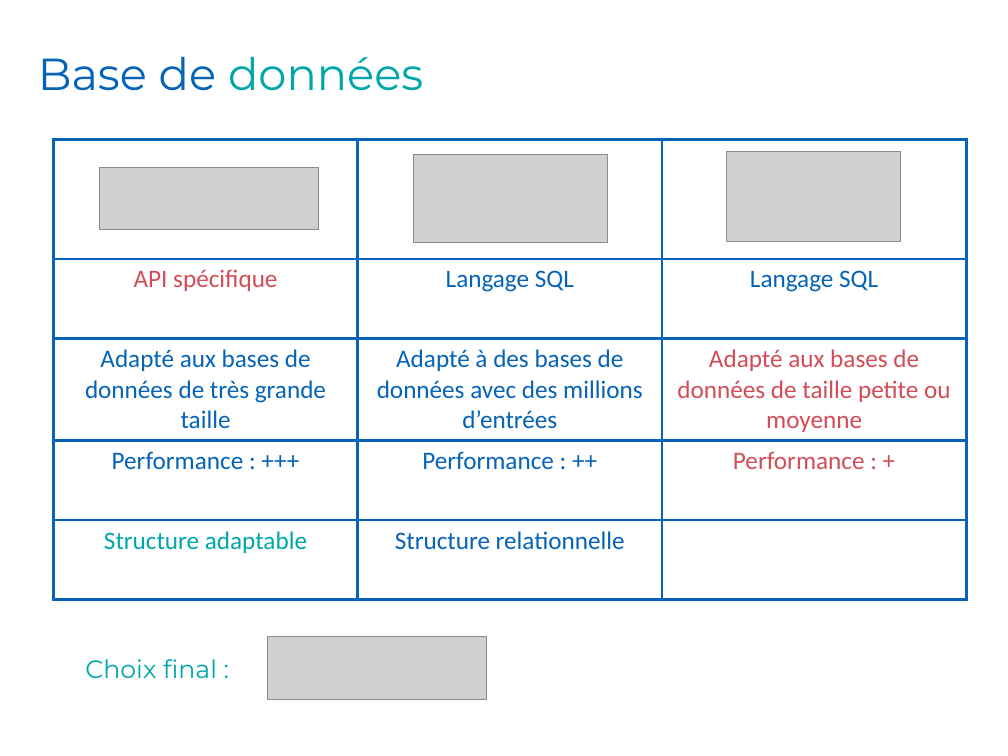
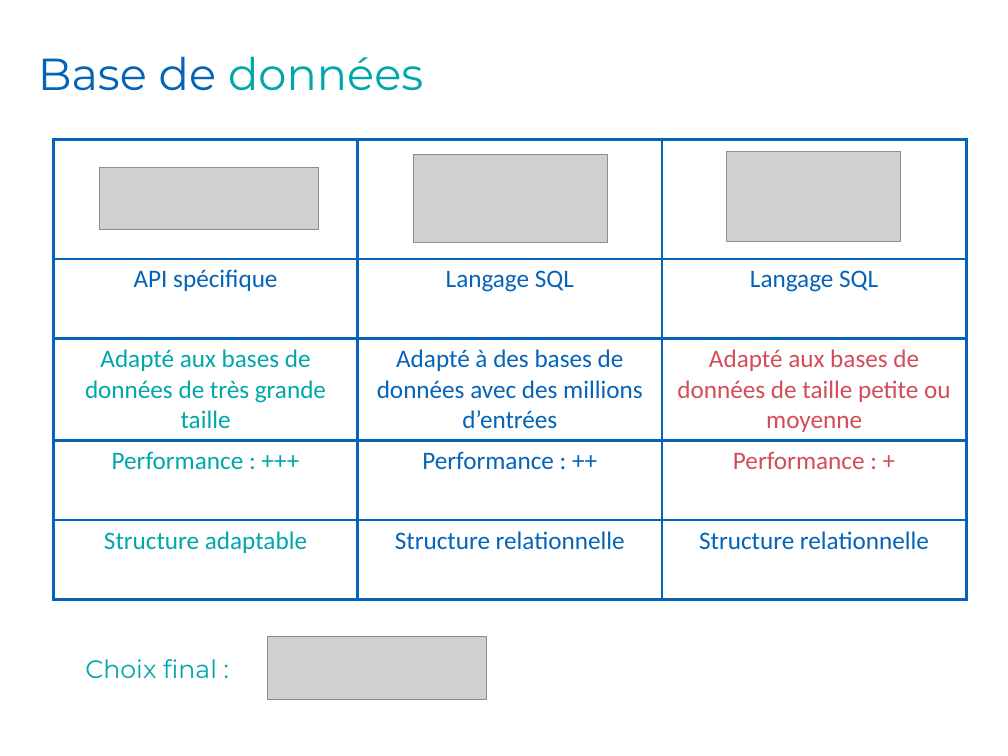
Before and after one commit to Romcol/Gutemberg-rapports, a slide deck: slide 18 of defense/1_project/powerpoint.pptx (slide 16 before the commit). Drawn at 1008x756 pixels with LibreOffice and Linux fonts; fonts in the diff are those of the drawing; grey boxes stand for pictures; background and template pictures are left out. Boxes give left, top, right and bottom in pixels: in the first picture for what was removed or moved away, otherwise in the second. Text is boxed around its words. In the diff, an @@ line names an element or a change of style, - is before the commit and + after.

```diff
--- a/defense/1_project/powerpoint.pptx
+++ b/defense/1_project/powerpoint.pptx
@@ table at (53, 140, 967, 598) @@
-row 5, column 3: 
+row 5, column 3: Structure relationnelle
@@ text colour #D24D57 to #0563B8 in "API spécifique" @@
@@ text colour #0563B8 to #00A7AA in "Adapté aux bases de données de très ...", "Performance : +++" @@
```
Also in this commit, not shown: 7 other slides changed, 4 slides added, 2 slides removed.
